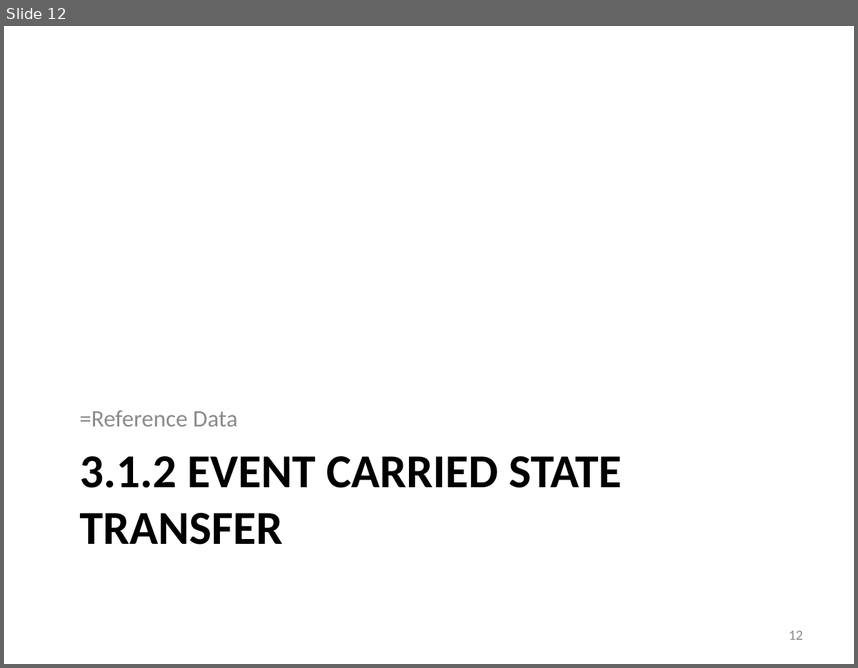
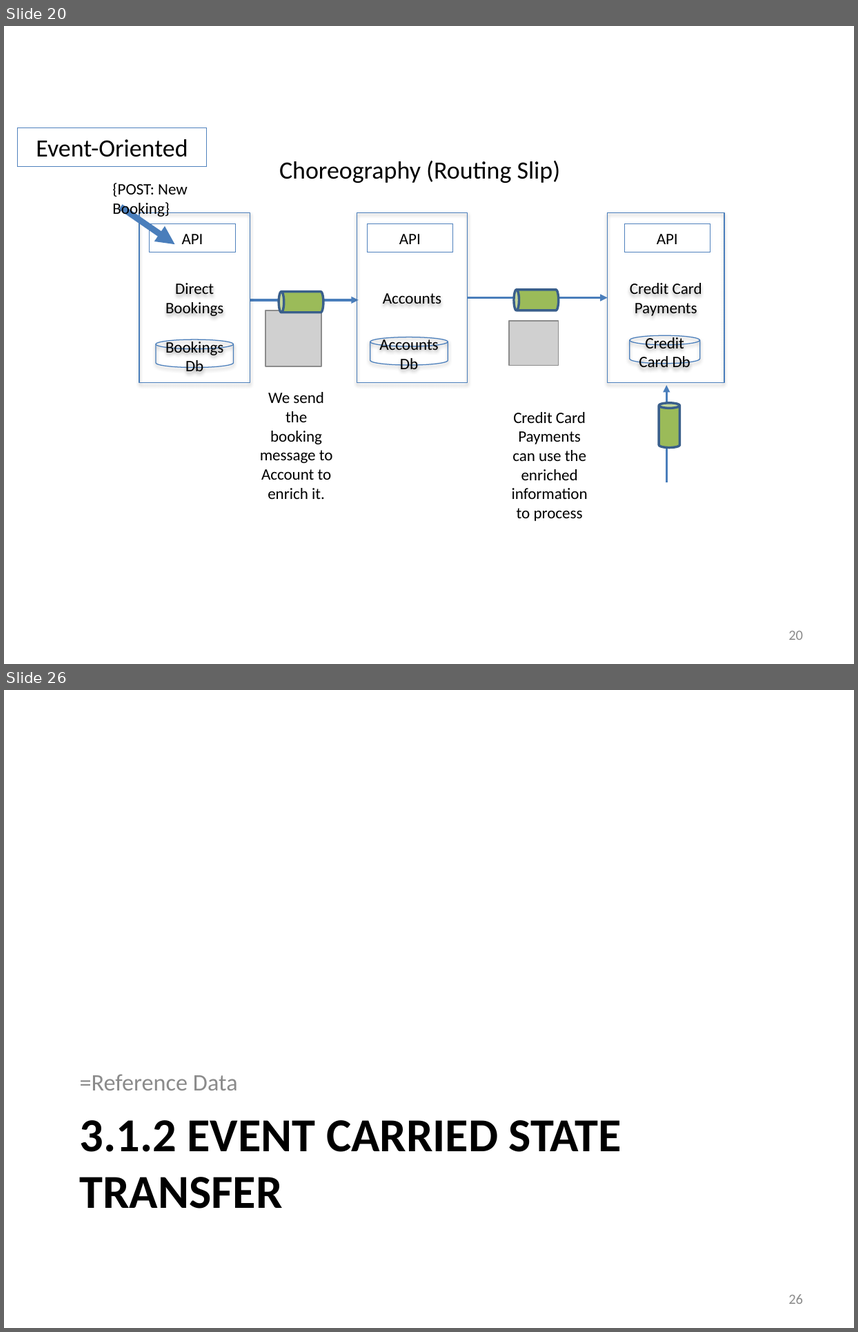
Before and after one commit to indusninja/Practical-Messaging-Sharp, a slide deck: Practical Messaging - Day 2 - New.pptx. Shown one above the other, each under a label of ours: slide 12 before the commit, slides 20 and 26 after it; the slides between them are not shown. The pictures are 858x668 and 858x1332 pixels, drawn with LibreOffice and Linux fonts; fonts in the diff are those of the drawing; grey boxes stand for pictures. Boxes give left, top, right and bottom in pixels: in the first picture for what was removed or moved away, otherwise in the second. Text is boxed around its words. In the diff, an @@ line names an element or a change of style, - is before the commit and + after.

```diff
--- a/Practical Messaging - Day 2 - New.pptx
+++ b/Practical Messaging - Day 2 - New.pptx
@@ slide 20 added at bbox=[4, 26, 854, 664], background #FFFFFF @@
@@ rectangle added at bbox=[18, 128, 207, 166], outline #4F81BD 0.75 pt, 21 pt, text #000000 @@
+Event-Oriented
@@ text added at bbox=[279, 161, 561, 183], 21 pt, text #000000 @@
+Choreography (Routing Slip)
@@ text added at bbox=[112, 183, 188, 218], 13.5 pt, text #000000 @@
+{POST: New Booking}
@@ arrow added from (121, 207) to (175, 245), #4B7EBC 5.25 pt @@
@@ rectangle added at bbox=[139, 213, 250, 382], outline #4B7EBC 0.75 pt, 13.5 pt, text #000000 @@
+Direct Bookings
@@ rectangle added at bbox=[150, 224, 235, 252], outline #4F81BD 0.75 pt, 13.5 pt, text #000000 @@
+API
@@ rectangle added at bbox=[357, 213, 467, 382], outline #4B7EBC 0.75 pt, 13.5 pt, text #000000 @@
+Accounts
@@ rectangle added at bbox=[367, 224, 452, 252], outline #4F81BD 0.75 pt, 13.5 pt, text #000000 @@
+API
@@ rectangle added at bbox=[608, 213, 724, 382], outline #4B7EBC 0.75 pt, 13.5 pt, text #000000 @@
+Credit Card
+Payments
@@ rectangle added at bbox=[624, 224, 711, 252], outline #4F81BD 0.75 pt, 13.5 pt, text #000000 @@
+API
@@ cylinder added at bbox=[278, 292, 323, 312], fill #9BBB59, outline #3A5F8C 2 pt @@
@@ cylinder added at bbox=[514, 290, 559, 310], fill #9BBB59, outline #3A5F8C 2 pt @@
@@ arrow added from (250, 300) to (359, 300), #4B7EBC 2 pt @@
@@ picture added at bbox=[266, 310, 322, 366] @@
@@ arrow added from (467, 297) to (608, 297), #4B7EBC 2 pt @@
@@ picture added at bbox=[509, 321, 558, 366] @@
@@ cylinder added at bbox=[630, 335, 700, 363], outline #4B7EBC 0.75 pt, 13.5 pt, text #000000 @@
+Credit Card Db
@@ cylinder added at bbox=[156, 340, 234, 368], outline #4B7EBC 0.75 pt, 13.5 pt, text #000000 @@
+Bookings Db
@@ cylinder added at bbox=[370, 337, 448, 365], outline #4B7EBC 0.75 pt, 13.5 pt, text #000000 @@
+Accounts Db
@@ text added at bbox=[260, 392, 333, 499], 13.5 pt, text #000000 @@
+We send the booking message to Account to enrich it.
@@ arrow added from (666, 483) to (666, 385), #4B7EBC 2 pt @@
@@ text added at bbox=[512, 412, 588, 521], 13.5 pt, text #000000 @@
+Credit Card Payments can use the enriched information to process
@@ cylinder added at bbox=[659, 403, 679, 448], fill #9BBB59, outline #3A5F8C 2 pt @@
@@ page number added at bbox=[789, 630, 803, 639], 12 pt, text #8C8C8C @@
+20
@@ what was slide 12 is now slide 26 @@
@@ page number at bbox=[789, 1294, 803, 1303]: text changed @@
-12
+26
```
Also in this commit, not shown: 13 other slides added, 1 slide removed.
